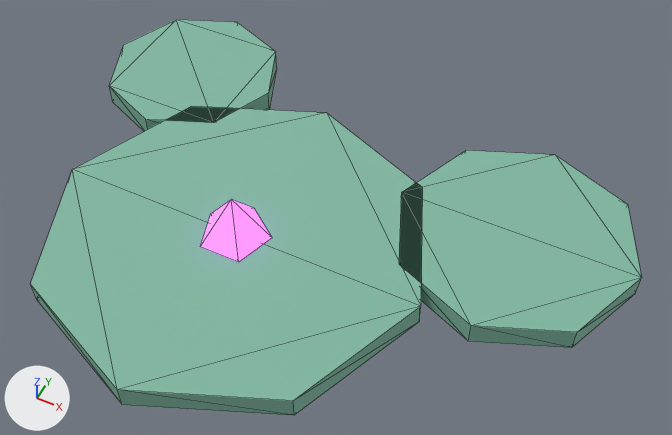
A saved change to the glTF model jogo/assets/modelos/mapa/agua/vitoria_regia.glb.
Before and after are seen from a camera (50 mm lens) standing at (0.288, -0.398, 0.581) and looking at (0.066, 0.047, 0.025). The axes (+X, +Y, +Z) are drawn at lower left. The lights are the same throughout. The first picture is the older version. Mesh edges are drawn as thin lines. Vertices at exactly the same position are counted once.

Names of what the first picture shows: 'vitoria_regia'.
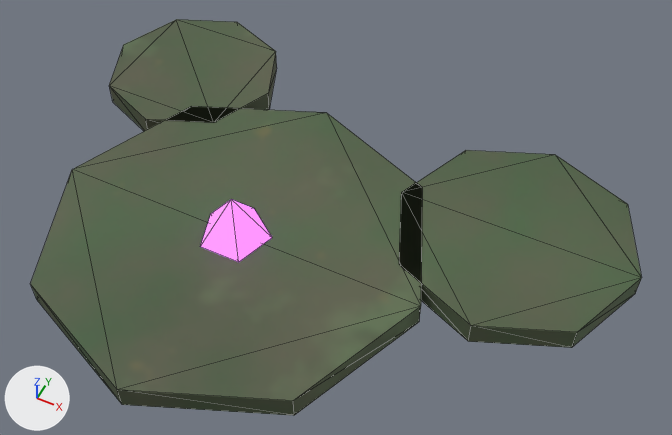
The change in detail:
Picture 'vitoria_regia_tex' (img_vitoria_regia_tex) is new.
Material 'vitoria_regia_Tex' (mat_vitoria_regia_tex) is new.
Its texture is img_vitoria_regia_tex.
Its metallic is 0.15.
Its roughness is 0.7.
me_vitoria_regia_corpo has 54 vertices, 92 faces and spans x -0.22..0.3, y -0.16..0.24, z 0.0..0.06.
me_vitoria_regia_corpo is used by ob_vitoria_regia; location (0.0, 0.0, 0.0).
me_vitoria_regia_corpo part 1: all 84 faces that had it switch from mat_p_folha (green #81b8a2) to mat_vitoria_regia_tex (picture img_vitoria_regia_tex).
me_vitoria_regia_corpo part 2: texture (UV) coordinates of 92 of 92 faces, centred in x -0.212..0.29, y -0.144..0.232, z 0.0..0.033, changed; they spanned u 0.0..0.0, v 0.0..0.0 and now span u 0.0..1.0, v 0.0..1.0.

What differs and where, as boxes (x1, y1, x2, y2) in the pictures (672 x 435 px):
'vitoria_regia', recoloured, surface changed (darker)
    both: (31, 19, 642, 416)
part 1 of me_vitoria_regia_corpo, recoloured (darker)
    both: (31, 19, 642, 416)
part 2 of me_vitoria_regia_corpo, surface changed (darker)
    both: (31, 19, 642, 416)
